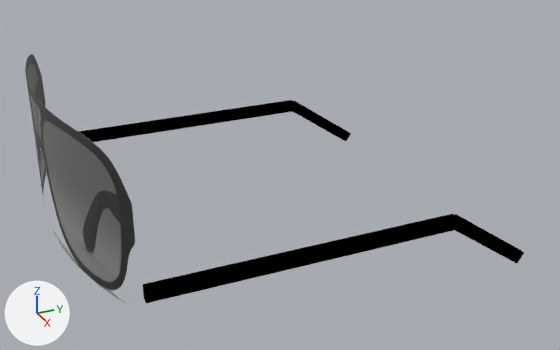
Before and after pictures for a commit that changed the glTF model public/ar/3d/002050A49900000.glb.
Both versions are drawn from a camera (50 mm lens) standing at (0.266, -0.026, 0.109) and looking at (0.009, 0.09, -0.02). Every picture has the same lights, and +X, +Y and +Z are marked at lower left. The picture after the commit comes second. Vertices at exactly the same position are counted once.

Objects in the first picture: 'anteojo'.
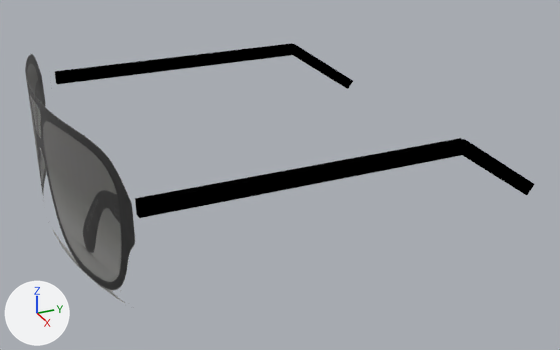
What differs and where, as boxes (x1, y1, x2, y2) in the pictures (560 x 350 px; the box of a moved part takes in the faces that stretch with it):
'anteojo', reshaped
    before: (25, 54, 524, 303)
    after: (25, 43, 534, 303)
part 1 of me_mesh_0, moved or reshaped
    before: (78, 100, 294, 142)
    after: (55, 43, 294, 84)
part 2 of me_mesh_0, moved or reshaped
    before: (293, 101, 351, 141)
    after: (292, 44, 353, 89)
part 3 of me_mesh_0, moved or reshaped
    before: (143, 214, 458, 303)
    after: (135, 138, 466, 218)
part 4 of me_mesh_0, moved or reshaped
    before: (455, 214, 524, 263)
    after: (463, 139, 534, 195)

What the commit changed:
me_mesh_0 is used by ob_anteojo; location (0.0, 0.0, 0.0).
me_mesh_0 had 98 vertices, 112 faces and spanned x -0.071..0.071, y 0.0..0.164, z -0.045..0.027.
me_mesh_0 now has 98 vertices, 112 faces and spans x -0.071..0.071, y 0.0..0.164, z -0.027..0.027.
me_mesh_0 part 1: the loose piece of 8 vertices spanning x -0.069..-0.067, y 0.018..0.131, z -0.023..-0.018 is moved by (0.0, 0.0, 0.029).
me_mesh_0 part 2: the loose piece of 8 vertices spanning x -0.069..-0.067, y 0.13..0.164, z -0.045..-0.019 is moved by (0.0, 0.0, 0.029).
me_mesh_0 part 3: the loose piece of 8 vertices spanning x 0.067..0.069, y 0.018..0.131, z -0.023..-0.018 is moved by (0.0, 0.0, 0.029).
me_mesh_0 part 4: the loose piece of 8 vertices spanning x 0.067..0.069, y 0.13..0.164, z -0.045..-0.019 is moved by (0.0, 0.0, 0.029).
